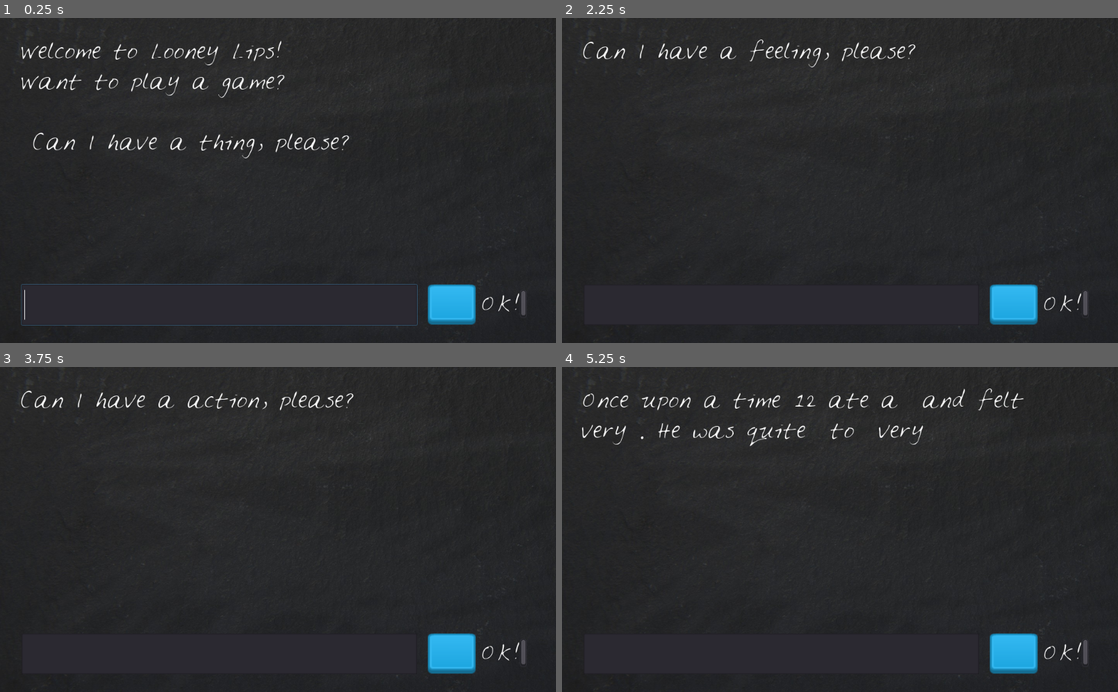
Above: before the commit, frames 1-4 (two rows, left to right).
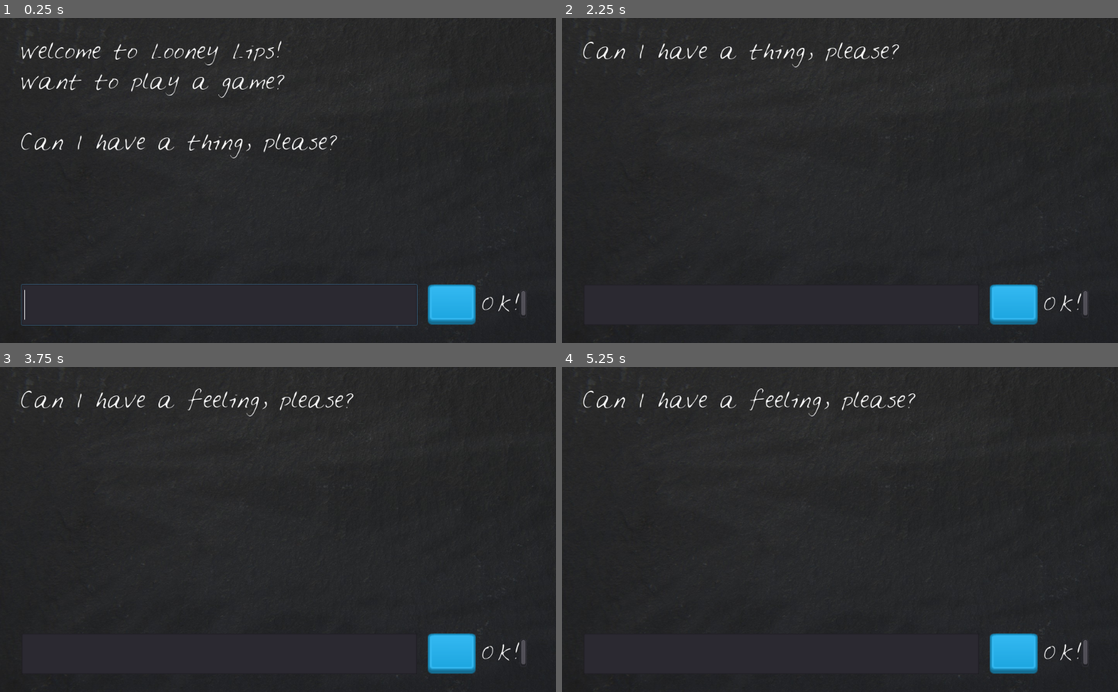
Above: after the commit, the same moments.

Repository: psstoyanov/Looney_Lips
Game: Godot game, scene res://LooneyLips.tscn
The game is run twice, just before and just after one commit, with the same random seed, the same clock (stepped at 60 frames per second) and the same inputs.
Inputs (mouse positions are in pixels of both pictures, inside the frame that each line leads up to):
- Up to frame 1 (0.25 s): no input
- Up to frame 2 (2.25 s): click (778, 304) at 0.52 s; type "12" at 0.6 s; click "OK!" at 1.25 s; click "OK!" at 2 s
- Up to frame 3 (3.75 s): click "OK!" at 2.75 s; tap Enter at 3.5 s
- Up to frame 4 (5.25 s): tap Space at 4.25 s; tap Enter at 5 s

The runs differ from the first frame. In frame 1, 1.0% of the frame differs, in the area x 3-63%, y 35-44%; in frame 2, 0.6%; in frame 3, 0.2%; in frame 4, 1.8%, in the area x 3-83%, y 6-25%.

Commit message:
S2L12 - queue_free and reload_current_scene
- Display "Play again" message
- Restart the scene if the story has been told
- Refactor the player input and end game state

Diff:
--- a/LooneyLips.gd
+++ b/LooneyLips.gd
@@ -5,32 +5,47 @@
 
 var story = "Once upon a time %s ate a %s and felt very %s. He was quite %s to %s very %s"
 
-var intro = "Welcome to Looney Lips! \nWant to play a game? \n \n Can I have a " + prompt[player_words.size()] + ", please?"
+var intro = "Welcome to Looney Lips! \nWant to play a game? \n \nCan I have a " + prompt[player_words.size()] + ", please?"
+var play_again_txt = "\n\n\n\nDo you want to play again?"
+var button_again = "Again!"
 
 func _ready():
-	displayIntro()
+	display_intro()
 	$Blackboard/LineEdit.grab_focus()
 
-func displayIntro():
+func display_intro():
 	$Blackboard/StoryText.text = intro
 
 func _on_TextureButton_pressed():
-	processPlayerInput()
+	check_player_words_lenght()
 
 func _on_LineEdit_text_entered(new_text):
-	processPlayerInput()
-
+	check_player_words_lenght()
 
 func check_player_words_lenght():
 	if(player_words.size() < prompt.size()):
-		$Blackboard/StoryText.text = ("Can I have a " + prompt[player_words.size()] + ", please?")
+		add_player_word_to_story()
+	elif(check_if_game_has_finished()):
+		tell_story()
 	else:
-		tellStory()
+		restart_the_game()
 
-func processPlayerInput():
+func add_player_word_to_story():
+	$Blackboard/StoryText.text = ("Can I have a " + prompt[player_words.size()] + ", please?")
 	player_words.append($Blackboard/LineEdit.text)
 	$Blackboard/LineEdit.text = ""
-	check_player_words_lenght()
 
-func tellStory():
+func tell_story():
 	$Blackboard/StoryText.text = story % player_words
+	show_play_again()
+
+func show_play_again():
+	$Blackboard/StoryText.text += play_again_txt
+	$Blackboard/TextureButton/RichTextLabel.text = button_again
+	$Blackboard/LineEdit.queue_free() # Remove the LineEdit
+
+func check_if_game_has_finished():
+	return $Blackboard/LineEdit # If the player input still exists, tell the story first
+
+func restart_the_game():
+	get_tree().reload_current_scene()
